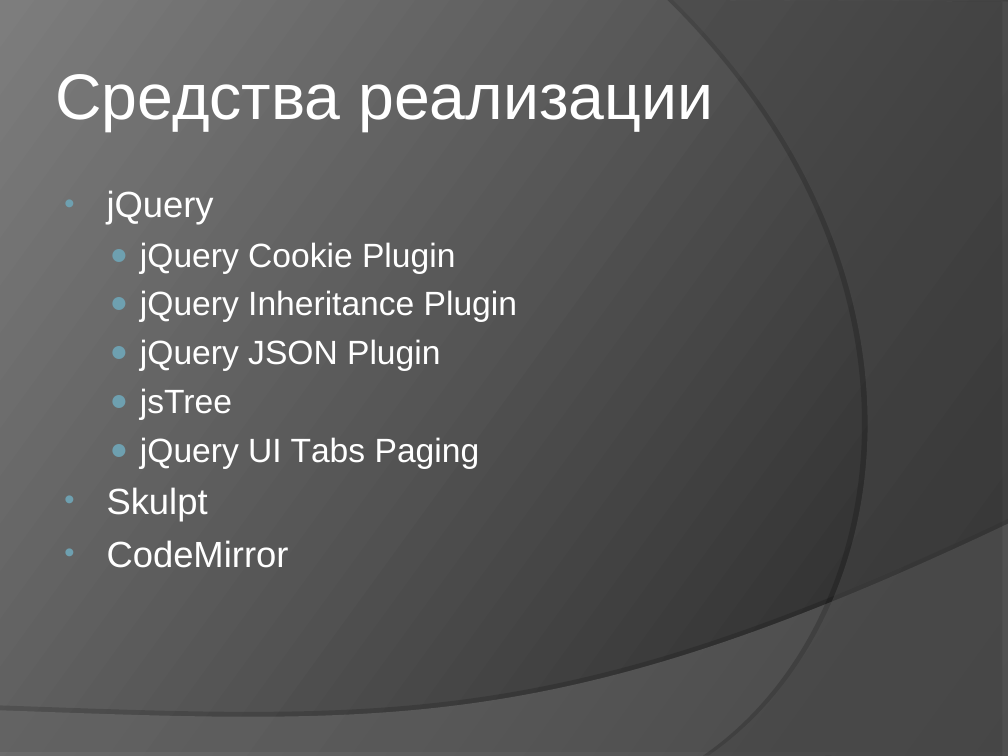
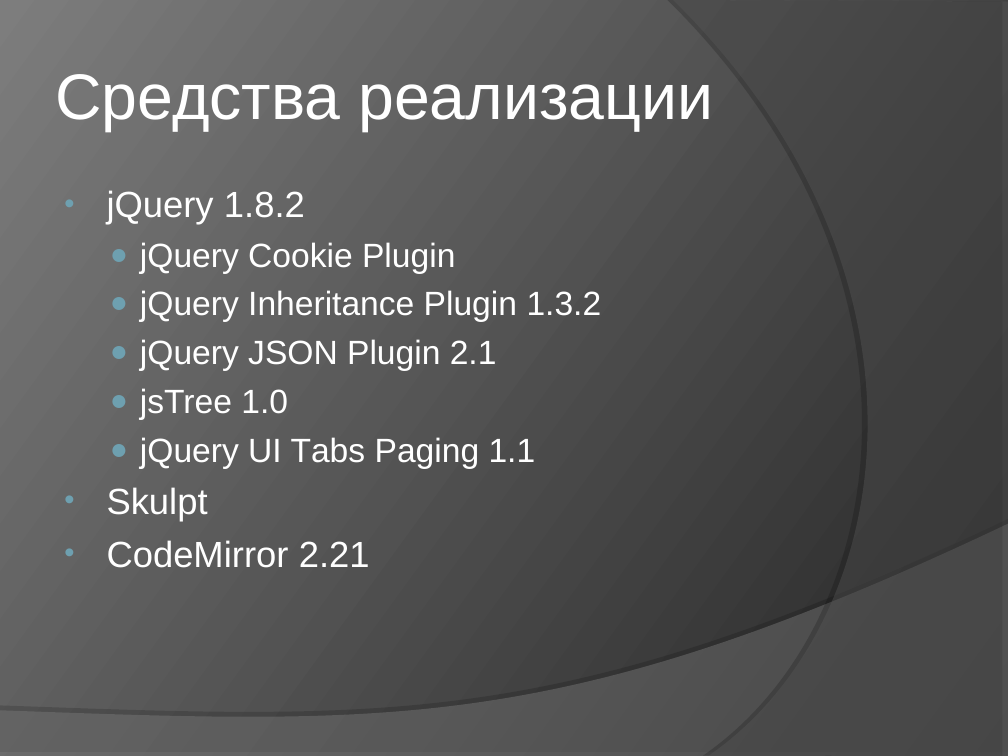
Before and after one commit to klenin/cats-junior, a slide deck: slide 7 of C8503A_Vasilyeva_presentation.ppt. Drawn at 1008x756 pixels with LibreOffice and Linux fonts; fonts in the diff are those of the drawing. Boxes give left, top, right and bottom in pixels: in the first picture for what was removed or moved away, otherwise in the second. Text is boxed around its words. In the diff, an @@ line names an element or a change of style, - is before the commit and + after.

```diff
--- a/C8503A_Vasilyeva_presentation.ppt
+++ b/C8503A_Vasilyeva_presentation.ppt
@@ text at (x1=107, y1=190, x2=305, y2=225): text changed @@
-• jQuery
+• jQuery 1.8.2
@@ text at (x1=140, y1=290, x2=602, y2=469): text changed @@
-  ● jQuery Inheritance Plugin
-  ● jQuery JSON Plugin
-  ● jsTree
-  ● jQuery UI Tabs Paging
+  ● jQuery Inheritance Plugin 1.3.2
+  ● jQuery JSON Plugin 2.1
+  ● jsTree 1.0
+  ● jQuery UI Tabs Paging 1.1
@@ text at (x1=107, y1=540, x2=370, y2=568): text changed @@
-• CodeMirror
+• CodeMirror 2.21
```
Also in this commit, not shown: 8 other slides changed, 4 slides removed, 1 other file.
